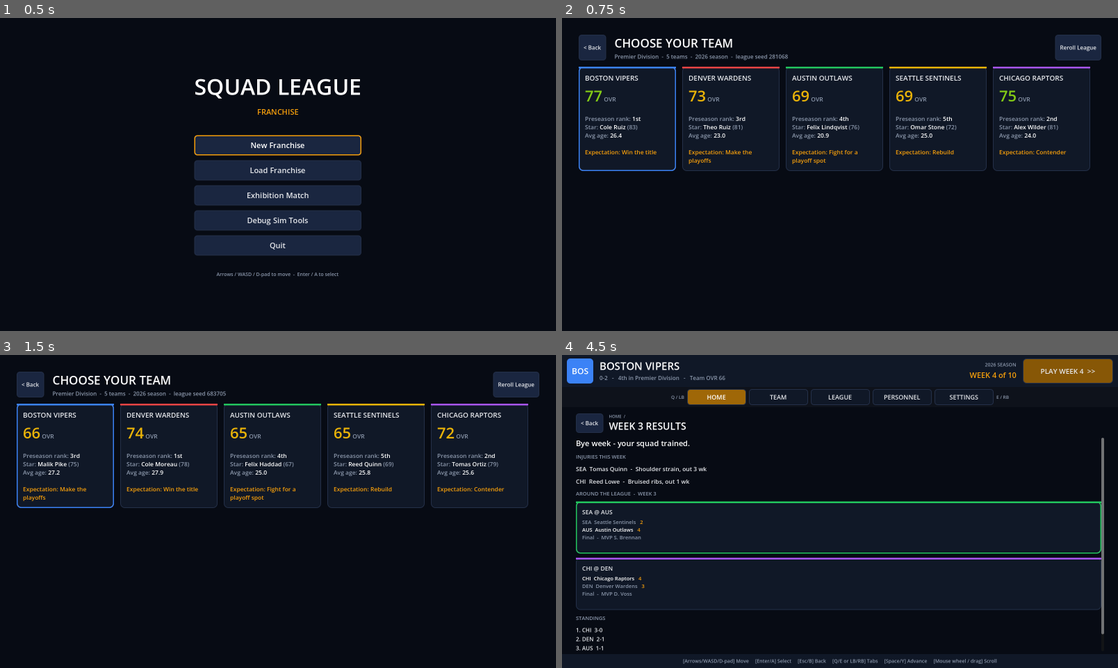
Above: before the commit, frames 1-4 (two rows, left to right).
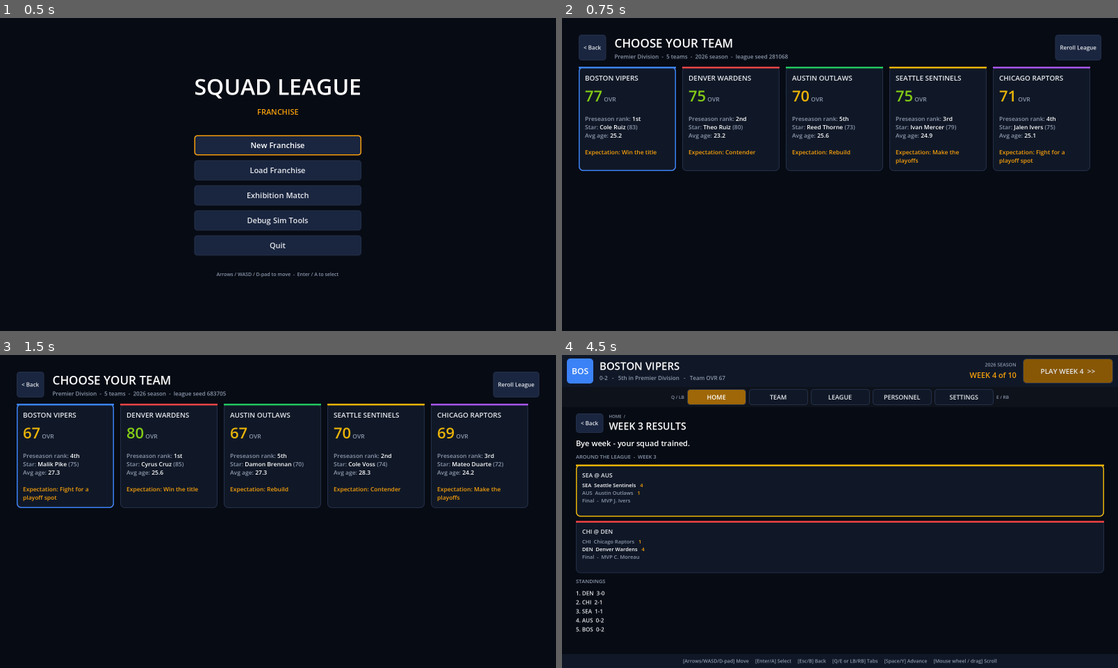
Above: after the commit, the same moments.

Repository: ncpawlak/SquadGame
Game: Godot game, scene res://scenes/franchise.tscn
Two runs of this game, one before a commit and one after it. Both use one fixed random seed, a clock stepped at 60 frames per second and the inputs below.
Inputs (mouse positions are in pixels of both pictures, inside the frame that each line leads up to):
- Up to frame 1 (0.5 s): no input
- Up to frame 2 (0.75 s): click "New Franchise" at 0.5 s
- Up to frame 3 (1.5 s): click "Reroll League" at 1.25 s
- Up to frame 4 (4.5 s): click (628, 455) at 2.02 s; click "PLAY WEEK 1 >>" at 2.75 s; click "PLAY WEEK 2 >>" at 3.5 s; click "SIM WEEK 3 >>" at 4.25 s

Frame 1 is identical in both runs. In frame 2, 1.0% of the frame differs, in the area x 9-91%, y 23-47%; in frame 3, 1.0%; in frame 4, 5.9%, in the area x 2-98%, y 6-95%.

Commit message:
12-man rosters, 3-round draft, offseason over-limit rosters, FA offer board
- Team.ROSTER_SIZE 12 (5 starters + 7 depth), ROSTER_MIN 10, salary cap \
- Draft: 3 rounds, class of 36, 14 scout points/week, 2-year deals for rounds 2-3
- User may exceed the roster limit in the offseason; Home shows a Roster Cuts
  Required banner and Week 1 is blocked until back to 12
- Offer page lists every team's current offer with an interest bar

Co-authored-by: Copilot App <223556219+Copilot@users.noreply.github.com>

Diff:
--- a/scripts/core/player_generator.gd
+++ b/scripts/core/player_generator.gd
@@ -116,16 +116,18 @@
 	return rng.randi_range(6, 20)
 
 
-## Builds a full roster that covers the scheme: 2 frontmen, 1 center, 2 flexes, plus 3 depth players.
+## Builds a full roster that covers the scheme: 2 frontmen, 1 center, 2 flexes, then 7 depth
+## players (a backup for every starter, a 2nd backup center and an extra flex).
 static func generate_roster(rng: RandomNumberGenerator, first_id: int, quality: float) -> Array[Soldier]:
 	var roles: Array = [
 		Scheme.Role.FRONTMAN, Scheme.Role.FRONTMAN, Scheme.Role.CENTER,
 		Scheme.Role.FLEX, Scheme.Role.FLEX,
 		Scheme.Role.FRONTMAN, Scheme.Role.CENTER, Scheme.Role.FLEX,
+		Scheme.Role.FRONTMAN, Scheme.Role.FLEX, Scheme.Role.CENTER, Scheme.Role.FLEX,
 	]
 	var out: Array[Soldier] = []
 	for i in roles.size():
-		# Starters a bit better than depth players.
-		var q := quality + (rng.randfn(0.0, 3.0) if i < 5 else rng.randfn(-5.0, 3.0))
+		# Starters a bit better than the first backups, who beat the deep reserves.
+		var q := quality + (rng.randfn(0.0, 3.0) if i < 5 else rng.randfn(-5.0, 3.0) if i < 8 else rng.randfn(-8.0, 3.0))
 		out.append(generate(rng, first_id + i, roles[i], q))
 	return out
--- a/scripts/core/team.gd
+++ b/scripts/core/team.gd
@@ -2,7 +2,7 @@
 extends RefCounted
 ## A team: roster of soldiers plus a lineup slotting 5 of them into the scheme.
 
-const ROSTER_SIZE := 8
+const ROSTER_SIZE := 12
 
 var id: int
 var name: String
--- a/scripts/season/contracts.gd
+++ b/scripts/season/contracts.gd
@@ -10,7 +10,7 @@
 ## - Asking salary comes from OVR, age and potential, plus a premium for deal lengths the soldier
 ##   doesn't want (see preferred_years); free agents drop their price the longer they go unsigned.
 
-const SALARY_CAP := 36000
+const SALARY_CAP := 54000
 const MIN_SALARY := 750
 const MAX_SALARY := 12000
 const MAX_YEARS := 5
@@ -20,7 +20,7 @@
 ## Rookie scale: pick 1 earns ROOKIE_TOP, the last pick ROOKIE_BOTTOM. Years by round.
 const ROOKIE_TOP := 2000
 const ROOKIE_BOTTOM := 800
-const ROOKIE_YEARS := [3, 2]
+const ROOKIE_YEARS := [3, 2, 2]
 
 
 static func money(k: int) -> String:
--- a/scripts/season/draft.gd
+++ b/scripts/season/draft.gd
@@ -14,9 +14,9 @@
 ## Draft: snake order (worst team first, champion last) for ROUNDS rounds. AI teams pick on a
 ## pick-day read of the consensus value plus a bonus for their weakest position.
 
-const CLASS_SIZE := 30
-const ROUNDS := 2
-const POINTS_PER_WEEK := 12
+const CLASS_SIZE := 36
+const ROUNDS := 3
+const POINTS_PER_WEEK := 14
 const MAX_POINTS_PER_PROSPECT := 8
 ## Window width (in tiers) after the 1st and 2nd scout of a group.
 const WINDOW_WIDTHS := [3, 2]
--- a/scripts/season/free_agency.gd
+++ b/scripts/season/free_agency.gd
@@ -63,11 +63,17 @@
 	for o in offers_by(team):
 		if o["soldier"] != s:
 			pending += 1
-	if team.roster.size() + pending >= Team.ROSTER_SIZE:
+	if roster_capped(season, team) and team.roster.size() + pending >= Team.ROSTER_SIZE:
 		return "No roster space: %d on the roster + %d pending offers (max %d)." % [team.roster.size(), pending, Team.ROSTER_SIZE]
 	if not Contracts.fits(team, season.cap_year(), salary, committed(team, s)):
 		return "Not enough cap space (%s left after pending offers)." % Contracts.money(Contracts.cap_space(team, season.cap_year()) - committed(team, s))
 	return ""
+
+
+## The user may carry more than ROSTER_SIZE soldiers during the offseason (he must cut down
+## before Week 1); AI teams and everyone in-season are held to the limit.
+static func roster_capped(season: Season, team: Team) -> bool:
+	return not (team.user_controlled and season.phase == Season.PHASE_OFFSEASON)
 
 
 ## Places or replaces `team`'s offer. Returns the error text ("" on success).
@@ -170,7 +176,7 @@
 		var best_score := -1.0
 		for o in mine:
 			var team: Team = o["team"]
-			if team.roster.size() >= Team.ROSTER_SIZE:
+			if roster_capped(season, team) and team.roster.size() >= Team.ROSTER_SIZE:
 				continue
 			if not Contracts.fits(team, season.cap_year(), o["salary"]):
 				continue
@@ -183,7 +189,7 @@
 		else:
 			s.ask_mult = maxf(ASK_FLOOR, s.ask_mult * (ASK_DROP_WITH_OFFERS if not mine.is_empty() else ASK_DROP_NO_OFFERS))
 	# Offers that couldn't be honoured (roster filled up) are dropped; the rest stay pending.
-	offers = offers.filter(func(o): return season.league.free_agents.has(o["soldier"]) and o["team"].roster.size() < Team.ROSTER_SIZE)
+	offers = offers.filter(func(o): return season.league.free_agents.has(o["soldier"]) and (not roster_capped(season, o["team"]) or o["team"].roster.size() < Team.ROSTER_SIZE))
 	return signed
 
 
--- a/scripts/season/retirement.gd
+++ b/scripts/season/retirement.gd
@@ -11,7 +11,7 @@
 const ALWAYS_AGE := 39
 const FA_MIN_OVR := 55
 const FA_MAX_AGE := 33
-const FA_POOL_LIMIT := 30
+const FA_POOL_LIMIT := 36
 
 const REASON_AGE := "Age"
 const REASON_UNSIGNED := "Unsigned"
--- a/scripts/season/season.gd
+++ b/scripts/season/season.gd
@@ -27,8 +27,8 @@
 const OFF_DONE := &"done"
 const FA_DAYS := 3
 ## The user needs at least this many soldiers to start a season (AI teams fill to ROSTER_SIZE).
-const ROSTER_MIN := 6
-const INITIAL_FREE_AGENTS := 14
+const ROSTER_MIN := 10
+const INITIAL_FREE_AGENTS := 18
 ## Only the best undrafted prospects turn pro as free agents; the rest go home.
 const UNDRAFTED_TO_FA := 12
 
@@ -414,7 +414,7 @@
 		var ovrs: Array = t.roster.map(func(x: Soldier): return x.best_ovr())
 		ovrs.sort()
 		ovrs.reverse()
-		var bar: int = ovrs[mini(5, ovrs.size() - 1)] if not ovrs.is_empty() else 0
+		var bar: int = ovrs[mini(8, ovrs.size() - 1)] if not ovrs.is_empty() else 0
 		var exp := Contracts.expiring(t)
 		exp.sort_custom(func(a: Soldier, b: Soldier): return a.best_ovr() > b.best_ovr())
 		for s in exp:
--- a/scripts/ui/franchise/franchise_pages.gd
+++ b/scripts/ui/franchise/franchise_pages.gd
@@ -2244,6 +2244,7 @@
 	v.add_child(actions)
 	if not mine.is_empty():
 		v.add_child(UiKit.label("Pending: %s x %d yr%s." % [Contracts.money(mine["salary"]), mine["years"], "" if mine["years"] == 1 else "s"], 15, UiKit.INFO))
+	v.add_child(_offer_board(s))
 	var tip := UiKit.label("Players sign the best offer that clears their bar. Money matters most (up to 30% over asking helps), then team quality and whether they'd start. Unsigned players lower their asking price over time. Negotiation (counter-offers, bonuses) is coming later.", 14, UiKit.MUTED)
 	tip.autowrap_mode = TextServer.AUTOWRAP_WORD_SMART
 	v.add_child(tip)
@@ -2251,6 +2252,58 @@
 
 
 var _confirm_release: Soldier
+
+
+## Every team with an offer on `s`, best first, with his interest in each as a bar. The bar
+## reaches the white tick when the offer clears his bar to sign.
+func _offer_board(s: Soldier) -> Control:
+	var bids: Array = []
+	for o in _season().fa.offers_for(s):
+		bids.append([o, FreeAgency.score(o["team"], s, o["salary"], o["years"]) / FreeAgency.ACCEPT_SCORE])
+	bids.sort_custom(func(a, b): return a[1] > b[1])
+	var v := _vbox(8)
+	v.name = "OfferBoard"
+	v.add_child(UiKit.label("CURRENT OFFERS (%d)" % bids.size(), 15, UiKit.MUTED))
+	if bids.is_empty():
+		v.add_child(UiKit.label("No team has made an offer yet.", 15, UiKit.MUTED))
+		return v
+	const BAR_MAX := 1.3
+	const BAR_W := 320.0
+	for b in bids:
+		var o: Dictionary = b[0]
+		var team: Team = o["team"]
+		var it: Array = FreeAgency.interest(team, s, o["salary"], o["years"])
+		var row := _row(12)
+		var chip := UiKit.team_chip(team, 15)
+		chip.custom_minimum_size.x = 230
+		row.add_child(chip)
+		var terms := UiKit.label("%s x %d yr%s" % [Contracts.money(o["salary"]), o["years"], "" if o["years"] == 1 else "s"], 15, Color.WHITE if team.user_controlled else UiKit.TEXT)
+		terms.custom_minimum_size.x = 130
+		row.add_child(terms)
+		var bar := ProgressBar.new()
+		bar.max_value = BAR_MAX
+		bar.step = 0.0
+		bar.value = clampf(b[1], 0.0, BAR_MAX)
+		bar.show_percentage = false
+		bar.custom_minimum_size = Vector2(BAR_W, 14)
+		bar.size_flags_vertical = Control.SIZE_SHRINK_CENTER
+		bar.add_theme_stylebox_override("background", UiKit.flat(UiKit.LINE, 4))
+		var fill := UiKit.flat(it[1], 4)
+		fill.content_margin_top = 0
+		fill.content_margin_bottom = 0
+		bar.add_theme_stylebox_override("fill", fill)
+		var tick := ColorRect.new()
+		tick.color = Color(1, 1, 1, 0.85)
+		tick.position = Vector2(BAR_W / BAR_MAX - 1.0, -3)
+		tick.size = Vector2(2, 20)
+		tick.mouse_filter = Control.MOUSE_FILTER_IGNORE
+		bar.add_child(tick)
+		row.add_child(bar)
+		var lab := UiKit.rich("[color=%s]%s[/color]%s" % [UiKit.hex(it[1]), it[0], "   [color=#38bdf8](your offer)[/color]" if team.user_controlled else ""], 15)
+		lab.custom_minimum_size.x = 220
+		row.add_child(lab)
+		v.add_child(row)
+	return v
 
 
 ## Your roster players at a free agent's position, compared at that position's OVR.
--- a/scripts/ui/franchise/hub.gd
+++ b/scripts/ui/franchise/hub.gd
@@ -169,7 +169,7 @@
 			var user := season.user_team()
 			if user.is_over_roster_limit():
 				_rebuild_and_open("Contracts & Payroll", pages.contracts)
-				app.toast("Over the roster limit: open a player (Contract tab) and release down to %d." % Team.ROSTER_SIZE)
+				app.toast("Can't start the season with %d players: release down to %d (player > Contract tab > Release)." % [user.roster.size(), Team.ROSTER_SIZE])
 				return
 			season.start_next_season()
 			page_stack.clear()
@@ -459,7 +459,27 @@
 		side.add_child(UiKit.tile("Last Result", "No matches played yet.", Vector2(300, 158), UiKit.INFO,
 			func(): app.toast("Play a match first.")))
 	h.add_child(side)
-	return h
+	var cuts := _roster_cut_banner(team)
+	if cuts == null:
+		return h
+	var v := VBoxContainer.new()
+	v.add_theme_constant_override("separation", 14)
+	v.add_child(cuts)
+	v.add_child(h)
+	return v
+
+
+## Offseason rosters can run over the limit (draft picks, extra signings); the season can't
+## start until the user cuts back down.
+func _roster_cut_banner(team: Team) -> Control:
+	if not team.is_over_roster_limit():
+		return null
+	var extra := team.roster.size() - Team.ROSTER_SIZE
+	var body := "[color=white]%d / %d players.[/color]  Release [color=#ef4444]%d player%s[/color] before you can advance to Week 1 of the %d season.  Open a player > Contract tab > Release." % [
+		team.roster.size(), Team.ROSTER_SIZE, extra, "" if extra == 1 else "s", season.year + (1 if season.phase == Season.PHASE_OFFSEASON else 0)]
+	var t := UiKit.tile("Roster Cuts Required", body, Vector2(1214, 86), UiKit.BAD, open_contracts)
+	t.name = "RosterCutBanner"
+	return t
 
 
 func _match_pane(m: ScheduledMatch, team: Team) -> Control:
@@ -896,6 +916,8 @@
 				return "Make your picks in the Draft Room, then open free agency." if not season.draft.is_complete() else "Expiring players and undrafted prospects hit the market."
 			Season.OFF_FREE_AGENCY:
 				return "Players answer this round of offers. Best offer (money, team, playing time) wins."
+		if season.user_team().is_over_roster_limit():
+			return "[color=#ef4444]Cut to %d players first[/color] (you have %d)." % [Team.ROSTER_SIZE, season.user_team().roster.size()]
 		return "Roll over to the %d season. Roster must be %d-%d." % [season.year + 1, Season.ROSTER_MIN, Team.ROSTER_SIZE]
 	return "Train, play every match this week and award XP.\n\n[color=white]Space / Y[/color]"
 
--- a/tests/season_tests.gd
+++ b/tests/season_tests.gd
@@ -493,7 +493,9 @@
 	check(d.order[per_round - 1] == s.champion, "champion picks last in round 1")
 	check(d.order[per_round] == s.champion, "snake: champion first in round 2")
 	for i in per_round:
-		check(d.order[i] == d.order[d.order.size() - 1 - i], "snake mirror %d" % i)
+		for r in Draft.ROUNDS:
+			var want: Team = d.order[i] if r % 2 == 0 else d.order[per_round - 1 - i]
+			check(d.order[r * per_round + i] == want, "snake round %d pick %d" % [r + 1, i])
 	var user := s.user_team()
 	var made := d.sim_to_user()
 	check(d.on_the_clock() == user, "stopped at user pick")
@@ -623,7 +625,8 @@
 func test_projections_and_mock() -> void:
 	check(Draft.projection_text(1, 5) == "Early 1st" and Draft.projection_text(3, 5) == "Mid 1st", "early/mid 1st")
 	check(Draft.projection_text(5, 5) == "Late 1st" and Draft.projection_text(6, 5) == "Early 2nd", "late 1st/early 2nd")
-	check(Draft.projection_text(10, 5) == "Late 2nd" and Draft.projection_text(11, 5) == "Undrafted", "late 2nd/undrafted")
+	check(Draft.projection_text(10, 5) == "Late 2nd" and Draft.projection_text(11, 5) == "Early 3rd", "late 2nd/early 3rd")
+	check(Draft.projection_text(15, 5) == "Late 3rd" and Draft.projection_text(16, 5) == "Undrafted", "late 3rd/undrafted")
 	var s := Season.new_franchise(44)
 	var d := s.draft
 	var ranks := {}
Not shown, changed: README.md
